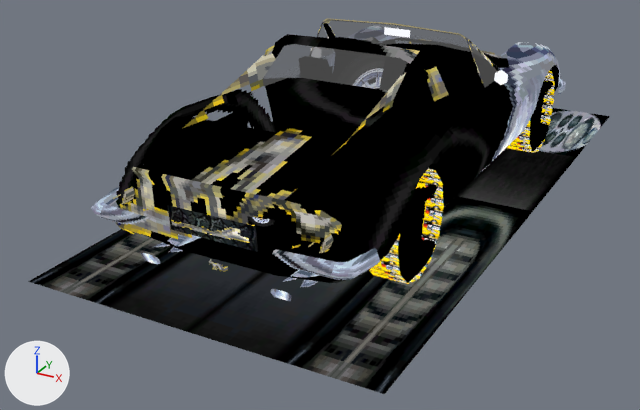
The glTF model site/public/outrun-2006-xbox/objects/rc-dino.glb: old version first, new version second.
Camera for both pictures: a 50 mm lens placed at (2.43, -5.35, 2.37), pointed at (-0.25, -0.47, -0.07). The lights are fixed; the arrows at lower left show +X, +Y and +Z. The older version comes first. Vertices at exactly the same position are counted once.

In view in the first picture: 'car'.
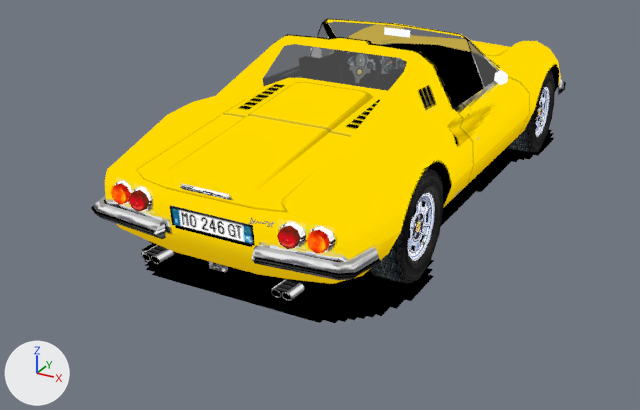
What changed in the scene script:
```text
Change mat_wire:
    where n0 = _N.new('ShaderNodeEmission'); n0.name = 'Emission'
    n0.inputs[0].default_value: (0.945, 0.961, 1.0, 1.0) -> (0.0, 0.0, 0.0, 1.0)  # 'Color', white #f9fbff -> 'Color', black #000000
Change mat_wire_001:
    where n0 = _N.new('ShaderNodeEmission'); n0.name = 'Emission'
    n0.inputs[0].default_value: (0.114, 0.114, 0.114, 1.0) -> (0.945, 0.961, 1.0, 1.0)  # 'Color', dark grey #5f5f5f -> 'Color', white #f9fbff
    remove n5 = _N.new('ShaderNodeMixShader'); n5.name = 'Mix Shader.001'
    remove n5.inputs[0].default_value = 0.549  # 'Factor'
    where n2 = _N.new('ShaderNodeBsdfTransparent'); n2.name = 'Transparent BSDF'
    where n3 = _N.new('ShaderNodeMixShader'); n3.name = 'Mix Shader'
    where n4 = _N.new('ShaderNodeOutputMaterial'); n4.name = 'Material Output'
    remove _L.new(n2.outputs[0], n5.inputs[1])  # 'BSDF' to 'Shader'
    remove _L.new(n3.outputs[0], n5.inputs[2])  # 'Shader' to 'Shader'
    remove _L.new(n5.outputs[0], n4.inputs[0])  # 'Shader' to 'Surface'
    add _L.new(n3.outputs[0], n4.inputs[0])  # 'Shader' to 'Surface'
Change mat_wire_002:
    where n0 = _N.new('ShaderNodeEmission'); n0.name = 'Emission'
    n0.inputs[0].default_value: (0.0, 0.0, 0.0, 1.0) -> (0.114, 0.114, 0.114, 1.0)  # 'Color', black #000000 -> 'Color', dark grey #5f5f5f
    add n5 = _N.new('ShaderNodeMixShader'); n5.name = 'Mix Shader.001'
    add n5.inputs[0].default_value = 0.549  # 'Factor'
    where n3 = _N.new('ShaderNodeMixShader'); n3.name = 'Mix Shader'
    where n4 = _N.new('ShaderNodeOutputMaterial'); n4.name = 'Material Output'
    where n2 = _N.new('ShaderNodeBsdfTransparent'); n2.name = 'Transparent BSDF'
    remove _L.new(n3.outputs[0], n4.inputs[0])  # 'Shader' to 'Surface'
    add _L.new(n2.outputs[0], n5.inputs[1])  # 'BSDF' to 'Shader'
    add _L.new(n3.outputs[0], n5.inputs[2])  # 'Shader' to 'Shader'
    add _L.new(n5.outputs[0], n4.inputs[0])  # 'Shader' to 'Surface'
Change me_car:
    where me_car.from_pydata(...)  # 917 vertices, 1501 faces; spans x -1.09..1.09, y -2.31..2.27, z 0.0..1.11
    used by ob_car; location = (0.0, 0.0, 0.0)
    me_car part 1
    15 faces are deleted
    5 new faces join them, mat_wire
    10 new faces join them, mat_wire_002
    me_car part 2: 232 faces spanning x -0.82..0.82, y -1.55..1.42, z 0.0..0.64 switch from mat_tex to mat_tex_005
    me_car part 3: 96 faces spanning x -0.8..0.8, y -1.55..1.42, z 0.0..0.64 switch from mat_tex_001 to mat_tex_006
    me_car part 4: 4 faces spanning x -1.09..1.09, y -2.31..2.27, z 0.0 switch from mat_tex_002 to mat_tex
    me_car part 5: 926 faces spanning x -0.85..0.85, y -2.15..2.11, z 0.14..1.11 switch from mat_tex_003 to mat_tex_001
    me_car part 6: 16 faces spanning x -0.7..0.7, y -0.48..0.5, z 0.24..0.81 switch from mat_tex_004 to mat_tex_002
    me_car part 7: 4 faces spanning x -0.51..0.37, y -2.08..0.33, z 0.52..0.85 switch from mat_tex_005 to mat_tex_003
    me_car part 8: 2 faces spanning x -0.27..0.27, y -2.07..-2.05, z 0.4..0.54 switch from mat_tex_006 to mat_tex_004
    me_car part 9: 12 faces spanning x -0.66..0.66, y -0.86..0.47, z 0.73..1.06 switch from mat_wire_001 to mat_wire_002
    me_car part 10: 184 faces spanning x -0.83..0.83, y -1.93..1.81, z 0.0..1.11 switch from mat_wire_002 to mat_wire
```

Pixel boxes (x1, y1, x2, y2) of what changed, in the pictures (640 x 410 px; the box of a moved part takes in the faces that stretch with it):
'car', recoloured, surface changed
    both: (91, 19, 566, 323)
part 1 of me_car, moved or reshaped
    before: (328, 21, 498, 68)
    after: (328, 22, 475, 65)
part 2 of me_car, recoloured
    before: (398, 81, 553, 283)
    after: (398, 71, 555, 284)
part 3 of me_car, recoloured
    before: (369, 71, 555, 284)
    after: (369, 118, 533, 284)
part 4 of me_car, recoloured
    before: (28, 108, 610, 394)
    after: (142, 130, 554, 323)
part 5 of me_car, recoloured
    both: (91, 19, 566, 301)
part 6 of me_car, recoloured
    before: (462, 90, 503, 179)
part 7 of me_car, recoloured
    both: (249, 217, 275, 227)
part 8 of me_car, recoloured
    before: (167, 205, 258, 252)
    after: (175, 226, 255, 247)
part 9 of me_car, recoloured
    both: (263, 24, 498, 91)
part 10 of me_car, edited (looks the same)
    both: (317, 23, 559, 203)
